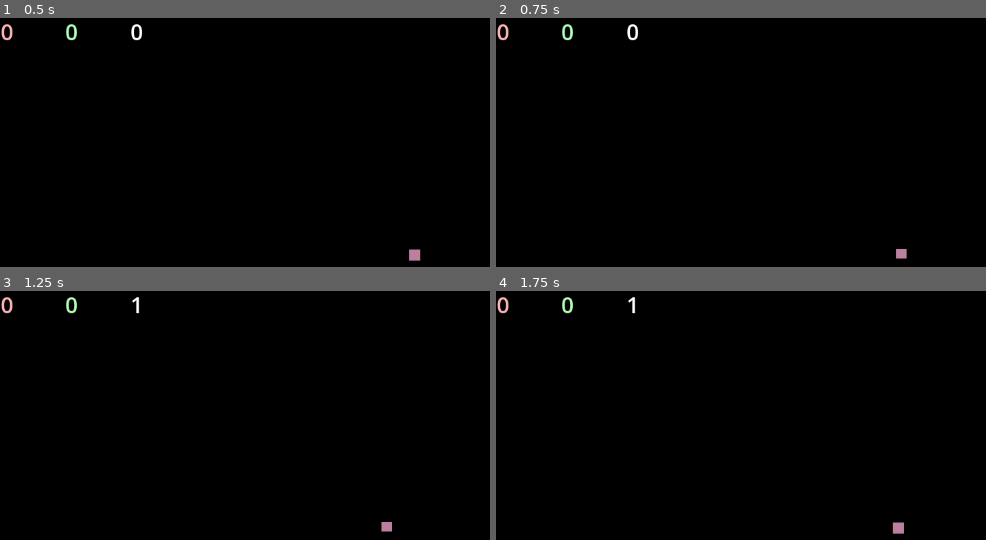
Above: before the commit, frames 1-4 (two rows, left to right).
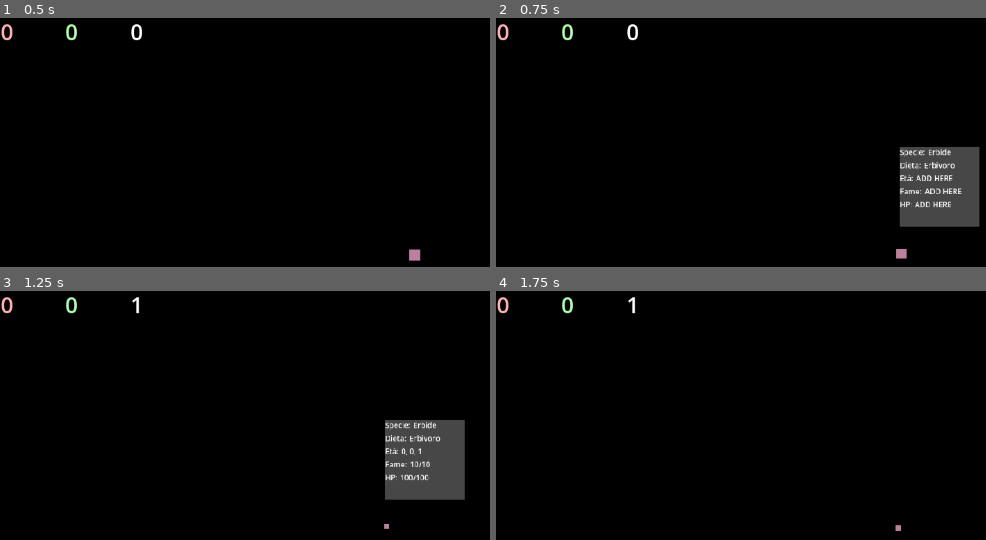
Above: after the commit, the same moments.

Repository: DiegoGrazioli/Project-Ecosystem
Game: Godot game, scene res://scenes/world.tscn
Same seed, same stepped clock (60 frames per second), same inputs: the game is played once before the commit and once after it. The project has no main scene, so this scene is started directly.
Inputs (mouse positions are in pixels of both pictures, inside the frame that each line leads up to):
- Up to frame 1 (0.5 s): no input
- Up to frame 2 (0.75 s): tap Enter at 0.5 s; move the mouse to (912, 254) at 0.52 s; hold D (destra) from 0.53 s (still down); tap Mouse wheel down (Dezoom) at 0.6 s
- Up to frame 3 (1.25 s): keep holding D (destra)
- Up to frame 4 (1.75 s): move the mouse to (736, 535) at 1.27 s; release D (destra) at 1.28 s; hold A (sinistra) from 1.28 s (still down); tap Mouse wheel up (Zoom) at 1.35 s

Frame 1 is identical in both runs. In frame 2, 5.2% of the frame differs, in the area x 82-99%, y 51-84%; in frame 3, 5.3%, in the area x 77-95%, y 51-97%; in frame 4, 0.1%.

Commit message:
Add grow system

Diff:
--- a/codes/erbide.gd
+++ b/codes/erbide.gd
@@ -40,6 +40,13 @@
 	$Info/Control/VBoxContainer/FameContainer/FameFill.text = str(hunger) + "/10"
 	$Info/Control/VBoxContainer/VitaContainer/HPFill.text = str(life) + "/100"
 
+	#aggiorna dimensioni
+	var s = age[1] * 60 + age[0] * 600 + age[2]
+	var mod = float(sqrt(s) + 1)
+	if mod < 16:
+		$Skin.scale.x = mod * 4
+		$Skin.scale.y = mod * 4
+
 	#movimento
 	var movement
 	if !hungry and !secs:
--- a/scenes/erbide.tscn
+++ b/scenes/erbide.tscn
@@ -15,6 +15,7 @@
 
 [node name="WorldCollision" type="CollisionShape2D" parent="."]
 position = Vector2(8.63193, 5.97987)
+scale = Vector2(4, 4)
 shape = SubResource("RectangleShape2D_ar121")
 debug_color = Color(0.395566, 0.609891, 0, 0.42)
 
@@ -30,16 +31,17 @@
 light_mask = 0
 visibility_layer = 0
 position = Vector2(8.44034, 6.1315)
+scale = Vector2(4, 4)
 shape = SubResource("RectangleShape2D_xek8y")
 
 [node name="Info" type="Control" parent="."]
 visible = false
 layout_mode = 3
 anchors_preset = 0
-offset_left = 0.504471
-offset_top = -24.2942
-offset_right = 128.504
-offset_bottom = 101.706
+offset_left = 8.63191
+offset_top = -38.8862
+offset_right = 136.631
+offset_bottom = 87.114
 
 [node name="Rectangle" type="Sprite2D" parent="Info"]
 modulate = Color(1, 1, 1, 0.278431)
